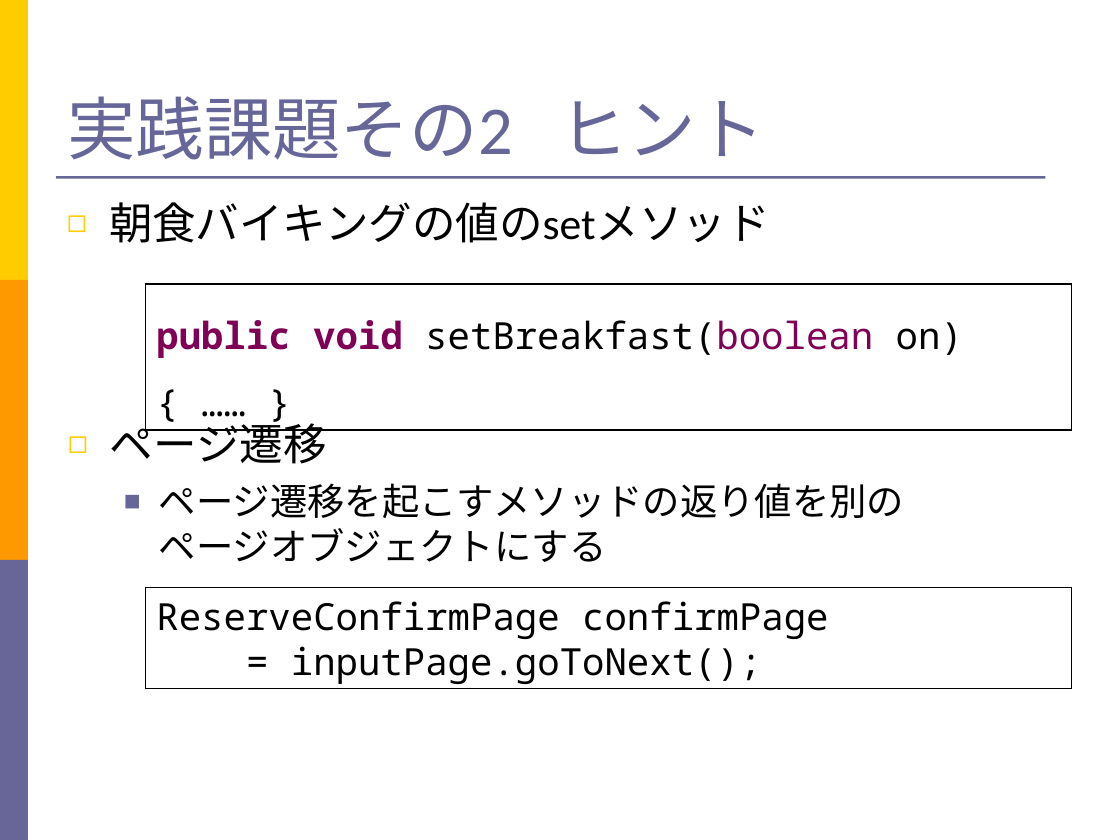
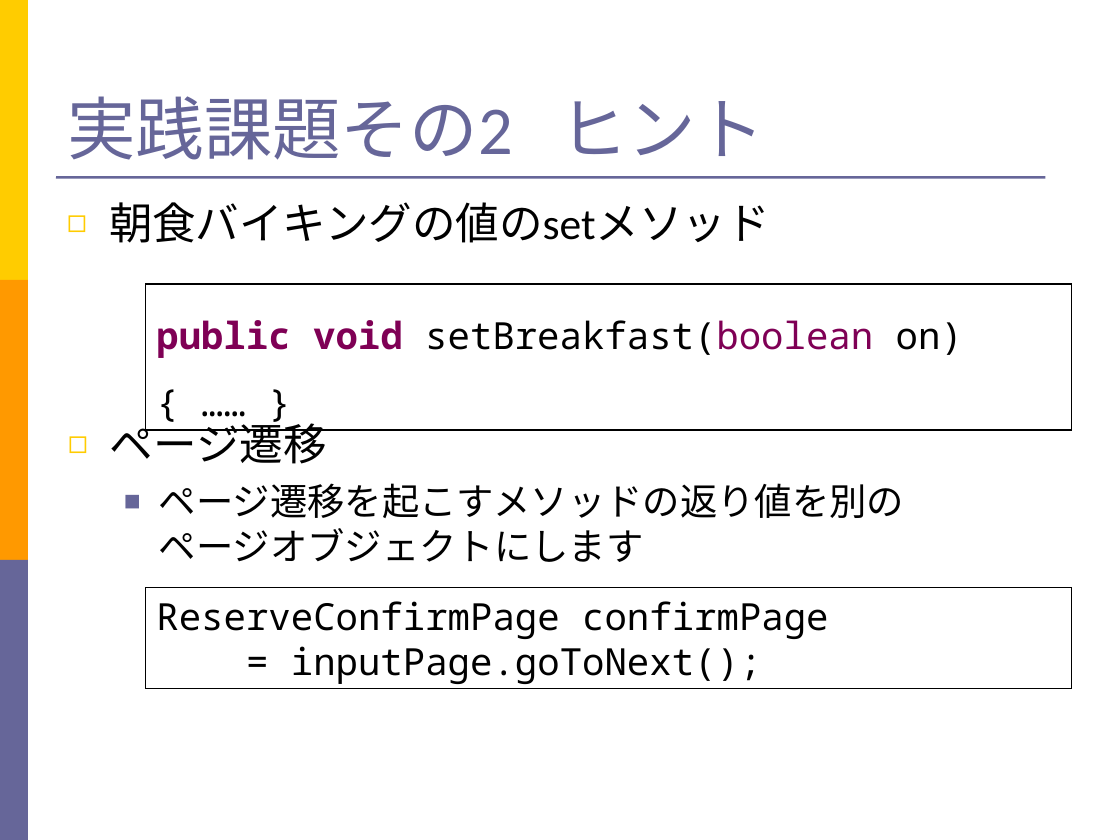
Before and after one commit to takuY-U2/STARHotel, a slide deck: slide 57 of docs/Slide.ppt. Drawn at 1120x840 pixels with LibreOffice and Linux fonts; fonts in the diff are those of the drawing. Boxes give left, top, right and bottom in pixels: in the first picture for what was removed or moved away, otherwise in the second. Text is boxed around its words. In the diff, an @@ line names an element or a change of style, - is before the commit and + after.

```diff
--- a/docs/Slide.ppt
+++ b/docs/Slide.ppt
@@ text at (159, 483, 904, 562): text changed @@
-  ■ ページ遷移を起こすメソッドの返り値を別のページオブジェクトにする
+  ■ ページ遷移を起こすメソッドの返り値を別のページオブジェクトにします
```
Also in this commit, not shown: 9 other slides changed, 7 other files.
